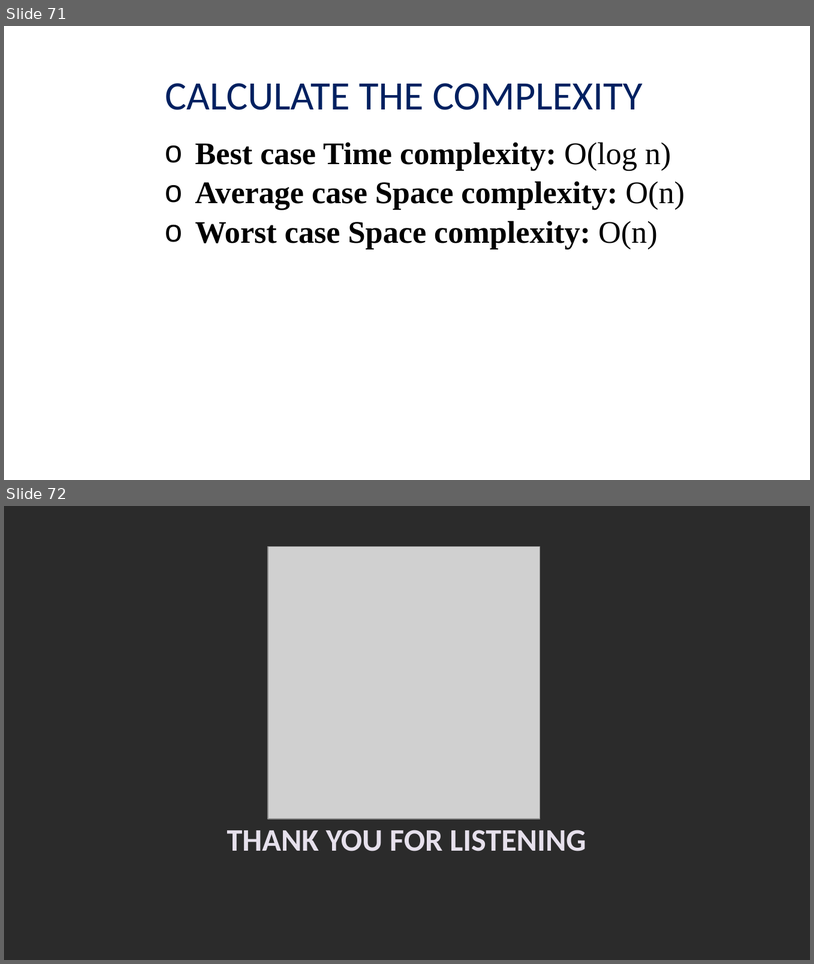
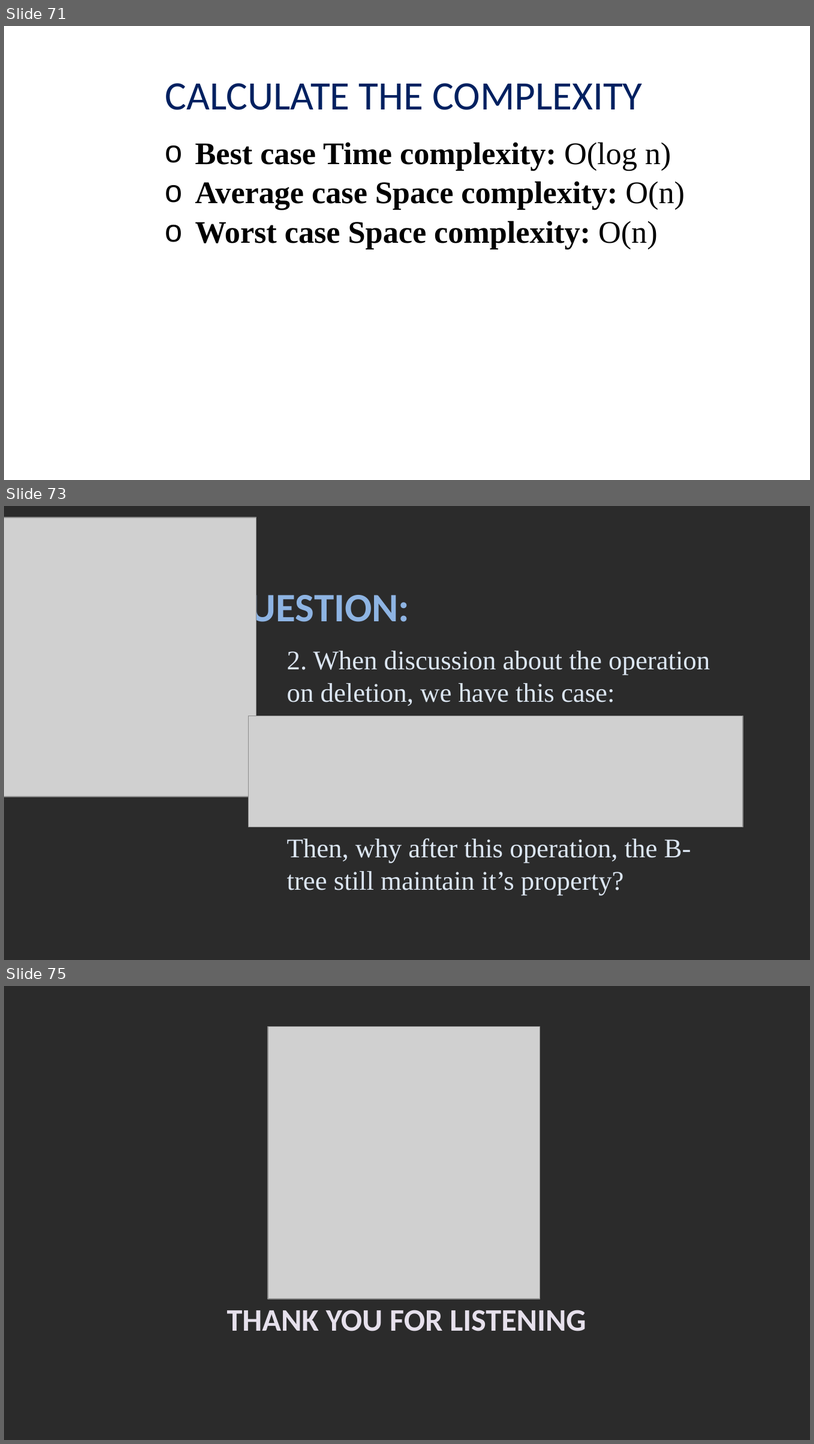
Before and after one commit to viettungvuong/Seminar, a slide deck: Seminar.pptx. Shown one above the other, each under a label of ours: slides 71 and 72 before the commit, slides 71, 73 and 75 after it; the slides between them are not shown. The pictures are 814x964 and 814x1444 pixels, drawn with LibreOffice and Linux fonts; fonts in the diff are those of the drawing; grey boxes stand for pictures; background and template pictures are left out; a plain dark background stands for a picture behind light text. Boxes give left, top, right and bottom in pixels: in the first picture for what was removed or moved away, otherwise in the second. Text is boxed around its words. In the diff, an @@ line names an element or a change of style, - is before the commit and + after.

```diff
--- a/Seminar.pptx
+++ b/Seminar.pptx
@@ slide 73 added at <box>4,506,810,960</box>, background picture (left out) @@
@@ picture added at <box>4,517,257,796</box> @@
@@ title added at <box>222,588,410,631</box>, 36 pt, text #8EB4E3, bold @@
+QUESTION:
@@ text added at <box>287,651,710,706</box>, 24 pt, text #DCE6F2 @@
+2. When discussion about the operation on deletion, we have this case:
@@ picture added at <box>248,715,743,827</box> @@
@@ text added at <box>287,838,692,895</box>, 24 pt, text #DCE6F2 @@
+Then, why after this operation, the B-tree still maintain it’s property?
@@ what was slide 72 is now slide 75 @@
```
Also in this commit, not shown: 2 other slides added.
